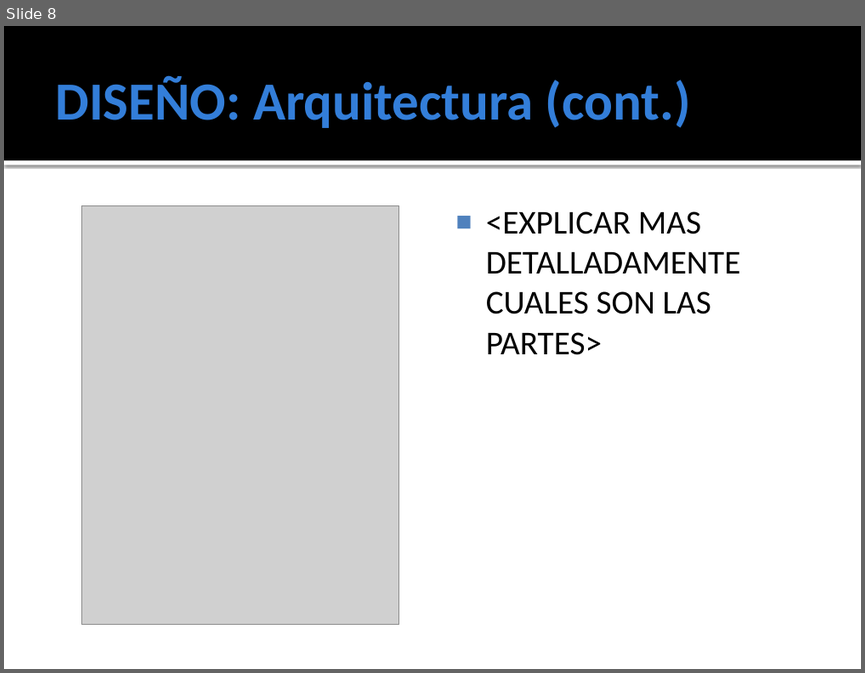
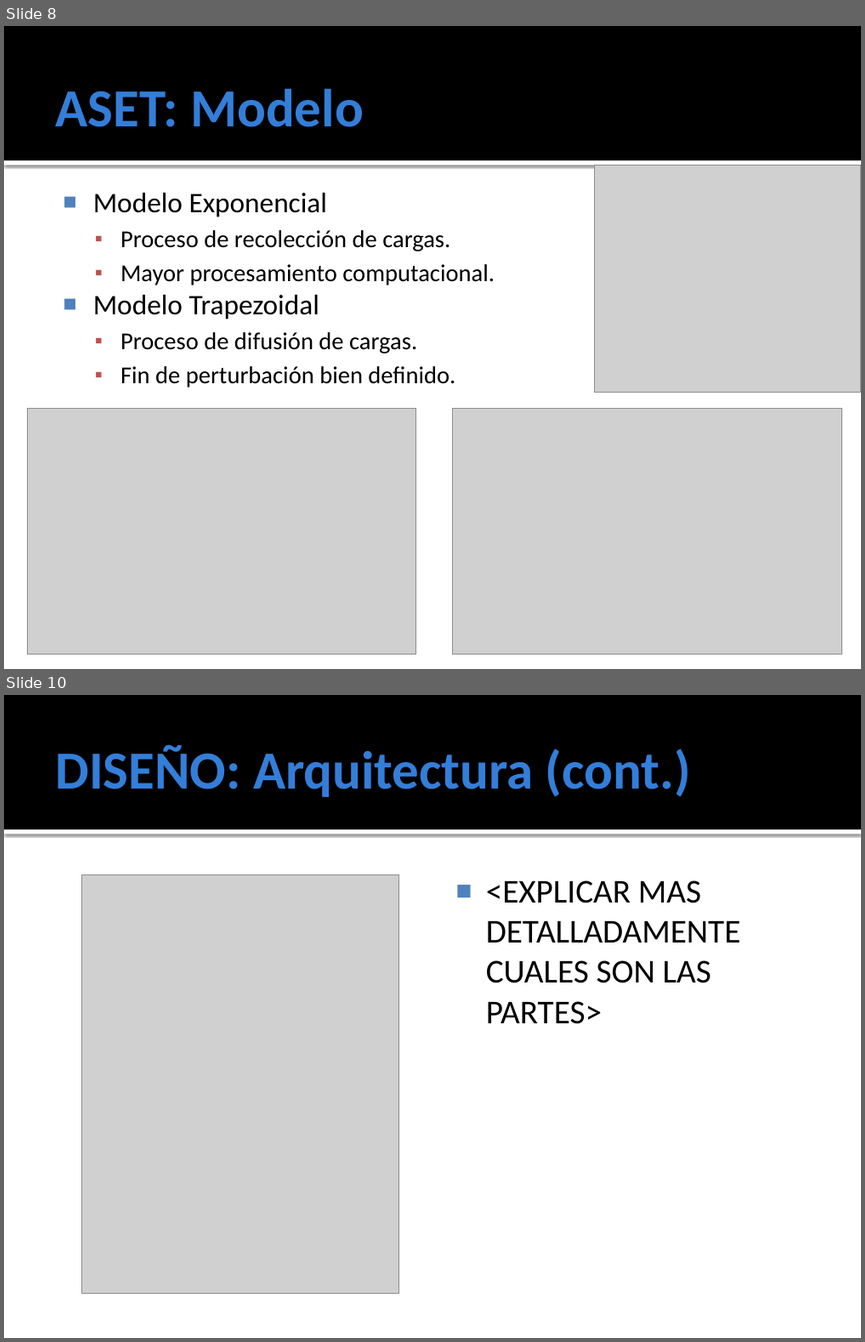
Before and after one commit to ginotkj/fiocs, a slide deck: Documentation/Documentacion/PRESENTACION_FABRI.pptx. Shown one above the other, each under a label of ours: slide 8 before the commit, slides 8 and 10 after it; the slides between them are not shown. The pictures are 865x673 and 865x1342 pixels, drawn with LibreOffice and Linux fonts; fonts in the diff are those of the drawing; grey boxes stand for pictures. Boxes give left, top, right and bottom in pixels: in the first picture for what was removed or moved away, otherwise in the second. Text is boxed around its words. In the diff, an @@ line names an element or a change of style, - is before the commit and + after.

```diff
--- a/Documentation/Documentacion/PRESENTACION_FABRI.pptx
+++ b/Documentation/Documentacion/PRESENTACION_FABRI.pptx
@@ slide 8 added at [4, 26, 861, 669], background #FFFFFF; not listed: 2 template elements that a slide beside it also shows @@
@@ title added at [55, 88, 364, 127], 45 pt, text #337ED9, bold @@
+ASET: Modelo
@@ picture added at [595, 165, 861, 392] @@
@@ text added at [93, 193, 494, 387], 20.4 pt, text #000000 @@
+■ Modelo Exponencial
+  ▪ Proceso de recolección de cargas.
+  ▪ Mayor procesamiento computacional.
+■ Modelo Trapezoidal
+  ▪ Proceso de difusión de cargas.
+  ▪ Fin de perturbación bien definido.
@@ picture added at [28, 408, 416, 654] @@
@@ picture added at [453, 408, 842, 654] @@
@@ what was slide 8 is now slide 10 @@
```
Also in this commit, not shown: 6 slides changed, 2 other slides added, 1 slide removed, 2 other files.
